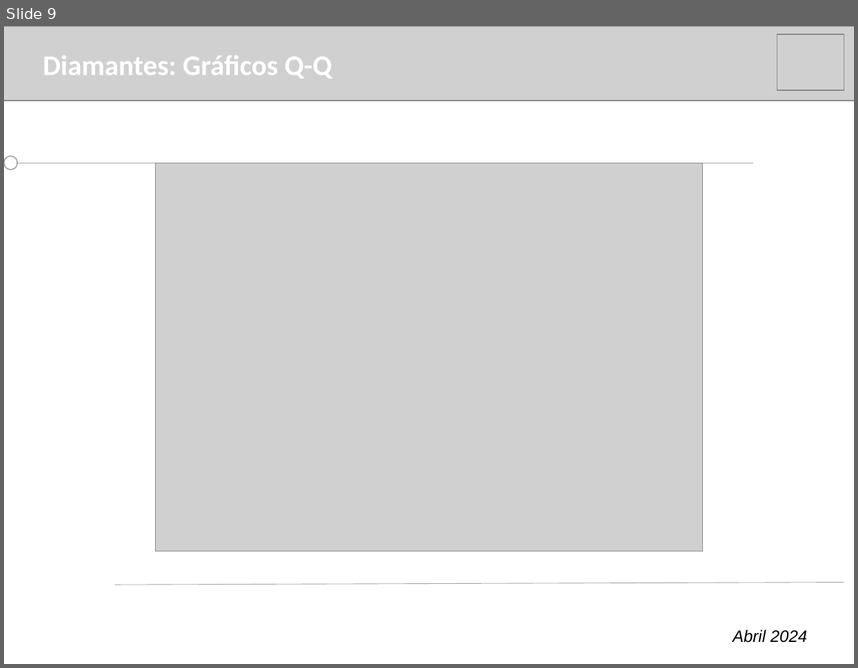
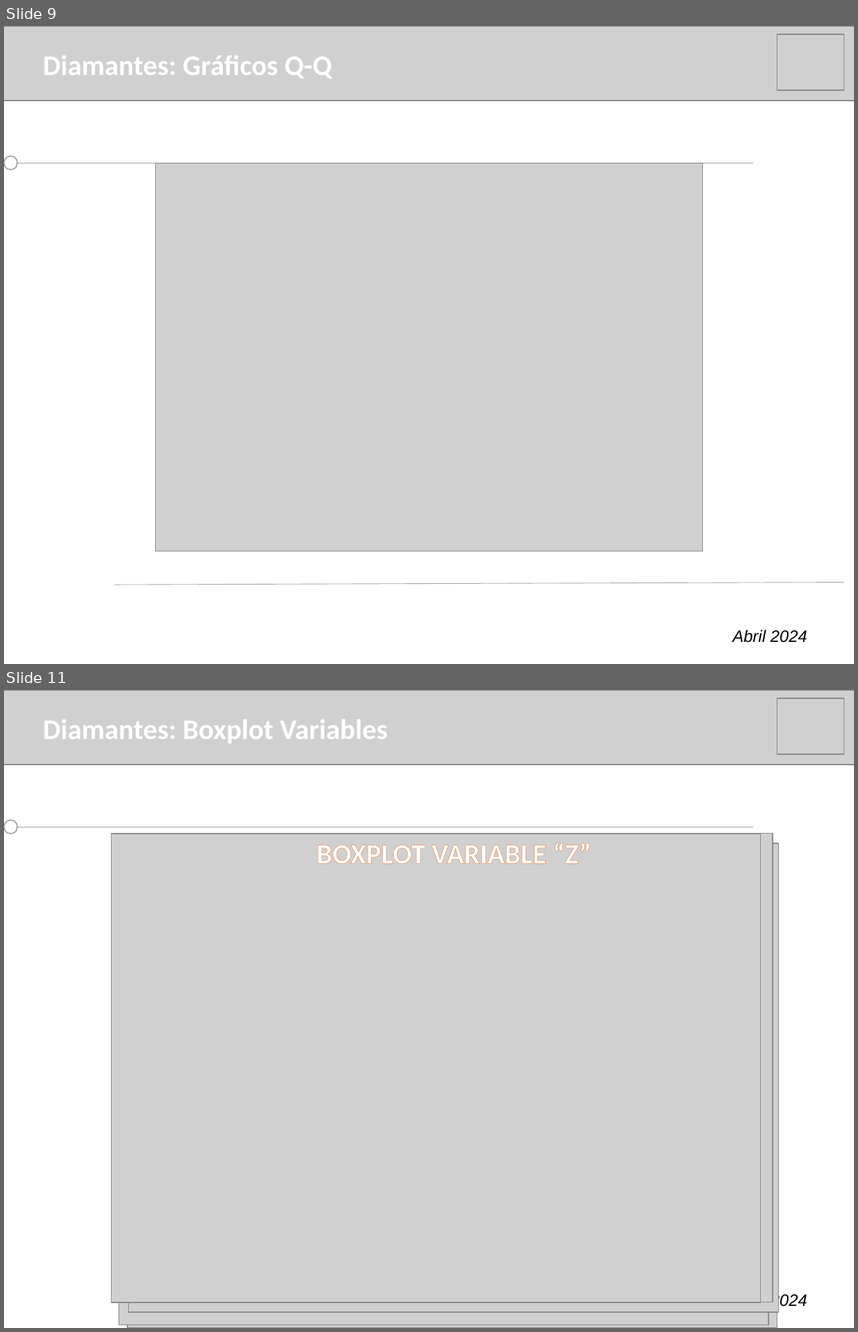
Before and after one commit to IgnGGA/grupo9, a slide deck: presentacionMineriaDeDatos.pptx. Shown one above the other, each under a label of ours: slide 9 before the commit, slides 9 and 11 after it; the slides between them are not shown. The pictures are 858x668 and 858x1332 pixels, drawn with LibreOffice and Linux fonts; fonts in the diff are those of the drawing; grey boxes stand for pictures. Boxes give left, top, right and bottom in pixels: in the first picture for what was removed or moved away, otherwise in the second. Text is boxed around its words. In the diff, an @@ line names an element or a change of style, - is before the commit and + after.

```diff
--- a/presentacionMineriaDeDatos.pptx
+++ b/presentacionMineriaDeDatos.pptx
@@ slide 11 added at box(4, 690, 854, 1328), background #FFFFFF @@
@@ picture added at box(4, 690, 854, 765) @@
@@ picture added at box(777, 698, 844, 755) @@
@@ text added at box(43, 720, 388, 743), 24 pt, text #FFFFFF, bold @@
+Diamantes: Boxplot Variables
@@ ellipse added at box(4, 820, 18, 834), fill #FFFFFF, outline #A6A6A6 1 pt @@
@@ line added from (18, 827) to (753, 827), #A6A6A6 0.5 pt @@
@@ picture added at box(111, 834, 760, 1302) @@
@@ picture added at box(123, 833, 773, 1301) @@
@@ picture added at box(129, 843, 778, 1312) @@
@@ text added at box(317, 842, 604, 864), 24 pt, text #FFFFFF, bold @@
+BOXPLOT VARIABLE “Y”
@@ text added at box(328, 842, 591, 864), 24 pt, text #FFFFFF, bold @@
+BOXPLOT VARIABLE “Z”
@@ picture added at box(119, 856, 769, 1324) @@
@@ picture added at box(128, 859, 777, 1328) @@
@@ text added at box(733, 1292, 807, 1310), 14 pt, text #000000, italic @@
+Abril 2024
```
Also in this commit, not shown: 4 slides changed, 3 other slides added, 31 other files.
